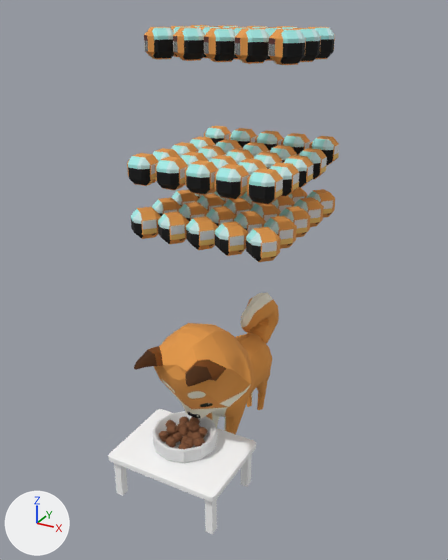
The OBJ model ChiBaApp/app/src/main/assets/models/fullBowl/fullBowl_frame19.obj as it was, and as the next commit left it.
Rendered twice from a 50 mm camera at (10.35, -19.91, 15.09) aimed at (0.15, -1.36, 5.82). The lights are fixed; the arrows at lower left show +X, +Y and +Z. Where no turn or scale is listed for an object, it has been applied to the vertices. Vertices at the same position are counted once.

The first picture shows 'fullBowl_frame19'.
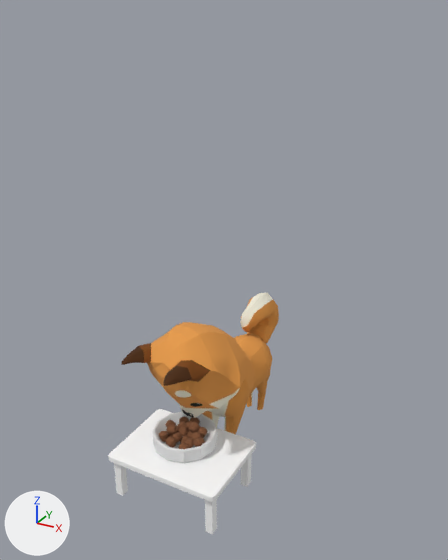
What changed in the scene script:
```text
Change me_fullbowl_frame19:
    used by ob_fullbowl_frame19; location = (0.0, 0.0, 0.0)
    remove me_fullbowl_frame19.from_pydata(...)  # 4000 vertices, 4863 faces; spans x -2.9..2.8, y -5.9..3.5, z -1.9..14.5
    add me_fullbowl_frame19.from_pydata(...)  # 2440 vertices, 3173 faces; spans x -2.3..2.3, y -5.9..3.5, z -1.9..4.5
    me_fullbowl_frame19 part 1: 65 loose pieces with 1560 vertices, spanning x -2.9..2.8, y -3.2..3.2, z 7.5..14.5, are deleted
    me_fullbowl_frame19 part 2
    7 vertices in x 0.8..1.3, y -5.3..-4.7, z 3.8..4.0 move by (-0.7, -0.2, -0.1)
    6 vertices in x 0.4..1.1, y -2.3..-0.7, z 2.1..3.4 move by (0.0, -0.1, 0.0)
    5 vertices in x -1.6..-0.9, y -2.2..-1.4, z 2.0..3.1 move by (0.0, 0.1, 0.0)
    5 vertices in x -1.2..-0.8, y -5.3..-4.7, z 3.8..4.0 move by (-0.7, 0.2, -0.2)
    5 vertices in x -0.6..-0.1, y -4.8..-4.5, z 2.8..3.7 move by (-0.6, 0.1, -0.1)
    5 vertices in x -1.3..-1.0, y -5.5..-5.0, z 3.8..4.0 move by (-0.7, 0.3, -0.2)
    148 vertices move from x -1.9..2.0, y -5.5..-0.7, z 0.8..4.6 to x -2.1..1.7, y -5.6..-0.7, z 0.8..4.5
```

What differs and where, as boxes (x1, y1, x2, y2) in the pictures (448 x 560 px; the box of a moved part takes in the faces that stretch with it):
'fullBowl_frame19', reshaped (26% narrower, 52% shorter): before (108, 25, 339, 534); after (108, 292, 279, 534)
part 1 of me_fullbowl_frame19, deleted: before (127, 25, 339, 262)
part 2 of me_fullbowl_frame19, moved or reshaped: before (134, 323, 251, 419); after (121, 322, 249, 418)
